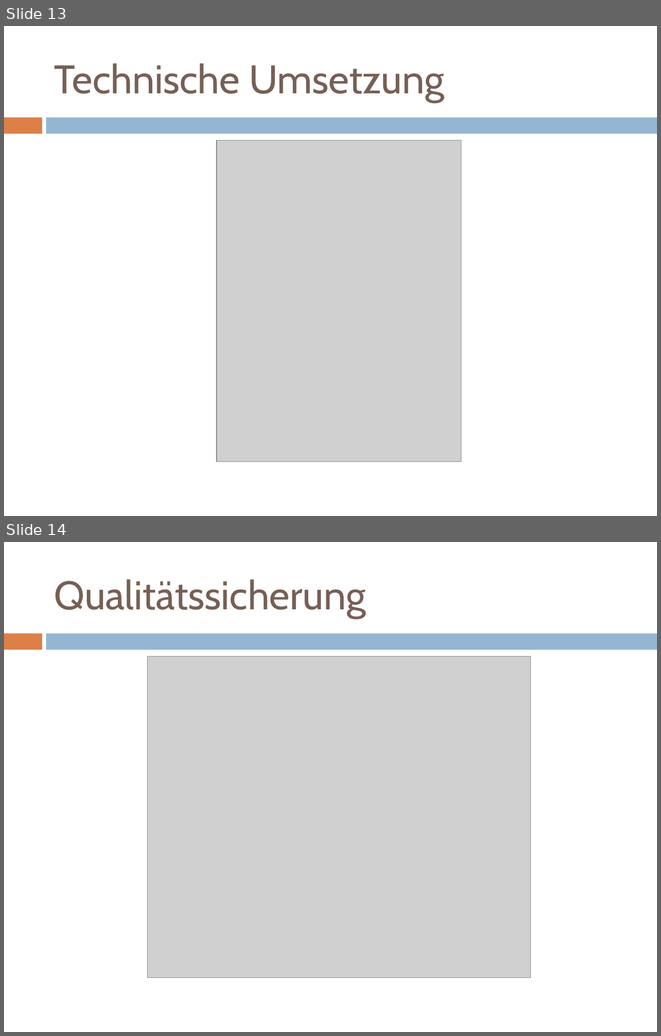
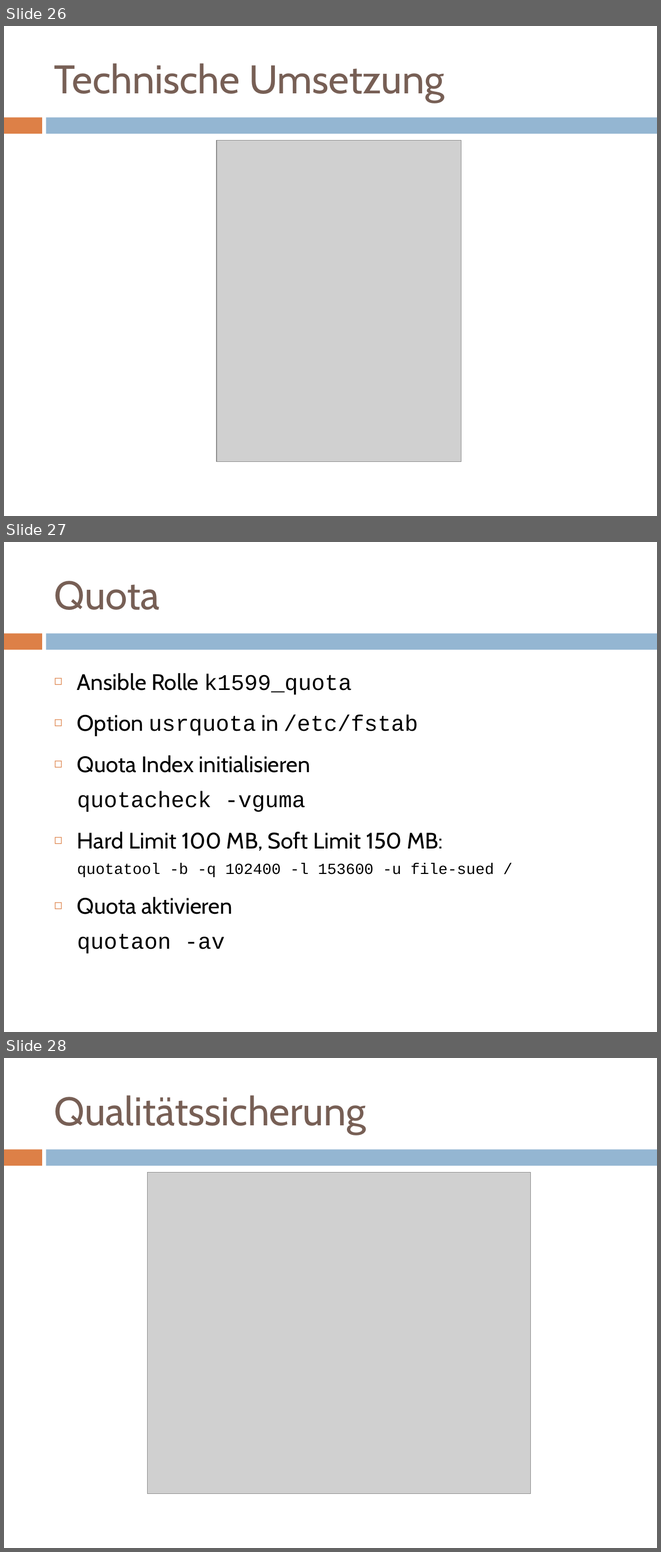
Before and after one commit to mvw/Wilddiebe10, a slide deck: keynote/praesentation.pptx. Shown one above the other, each under a label of ours: slides 13 and 14 before the commit, slides 26, 27 and 28 after it. The pictures are 661x1036 and 661x1552 pixels, drawn with LibreOffice and Linux fonts; fonts in the diff are those of the drawing; grey boxes stand for pictures. Boxes give left, top, right and bottom in pixels: in the first picture for what was removed or moved away, otherwise in the second. Text is boxed around its words. In the diff, an @@ line names an element or a change of style, - is before the commit and + after.

```diff
--- a/keynote/praesentation.pptx
+++ b/keynote/praesentation.pptx
@@ slide 27 added at (4, 542, 657, 1032), background #FFFFFF; not listed: 2 template elements that a slide beside it also shows @@
@@ title added at (54, 581, 160, 610), 44 pt, text #775F55 @@
+Quota
@@ text added at (77, 673, 494, 953), 24.6 pt, text #000000 @@
+◻ Ansible Rolle k1599_quota
+◻ Option usrquota in /etc/fstab
+◻ Quota Index initialisieren
+  quotacheck -vguma
+◻ Hard Limit 100 MB, Soft Limit 150 MB:
+  quotatool -b -q 102400 -l 153600 -u file-sued /
+◻ Quota aktivieren
+  quotaon -av
@@ what was slide 13 is now slide 26 @@
@@ what was slide 14 is now slide 28 @@
```
Also in this commit, not shown: 7 slides changed, 14 other slides added, 1 slide removed, 1 other file.
